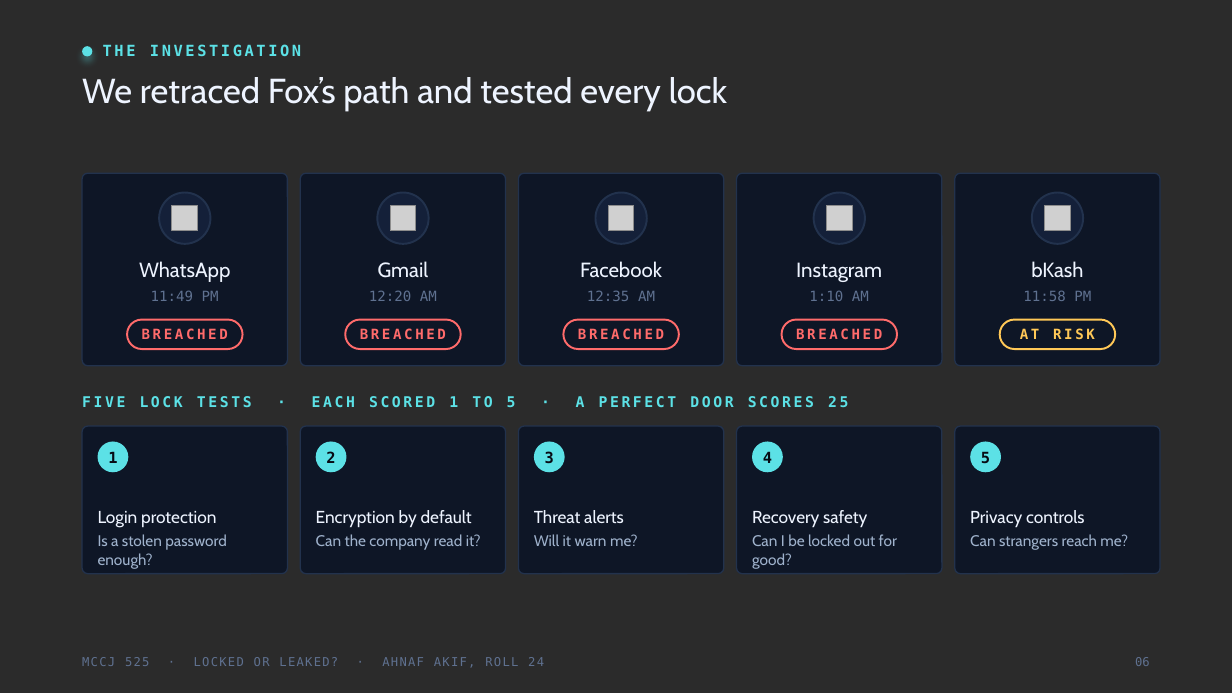
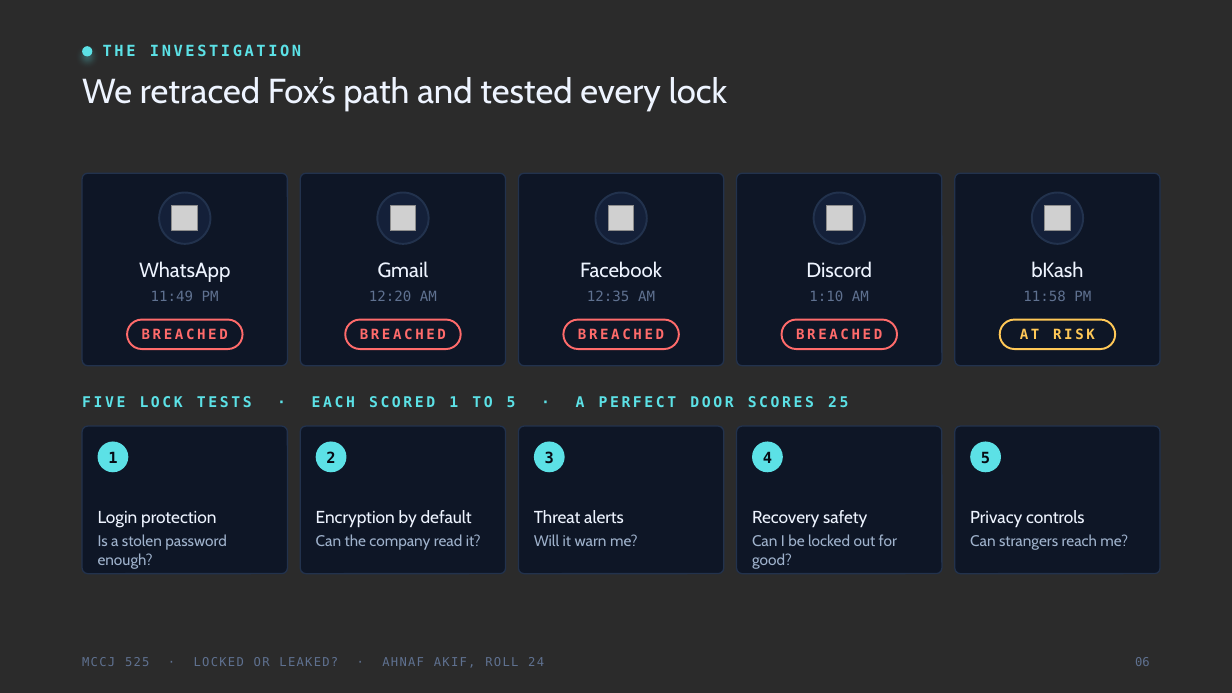
Before and after one commit to jeet42-byte/bangladesh-crime-monitor, a slide deck: slide 6 of cybercrime-assignment/Locked_or_Leaked_Sparrow_Midnight_Group.pptx. Drawn at 1232x693 pixels with LibreOffice and Linux fonts; fonts in the diff are those of the drawing; grey boxes stand for pictures; background and template pictures are left out; a plain dark background stands for a picture behind light text. Boxes give left, top, right and bottom in pixels: in the first picture for what was removed or moved away, otherwise in the second. Text is boxed around its words. In the diff, an @@ line names an element or a change of style, - is before the commit and + after.

```diff
--- a/cybercrime-assignment/Locked_or_Leaked_Sparrow_Midnight_Group.pptx
+++ b/cybercrime-assignment/Locked_or_Leaked_Sparrow_Midnight_Group.pptx
@@ text at (806, 261, 872, 277): text changed @@
-Instagram
+Discord
```
Also in this commit, not shown: 4 other slides changed, 4 other files.
